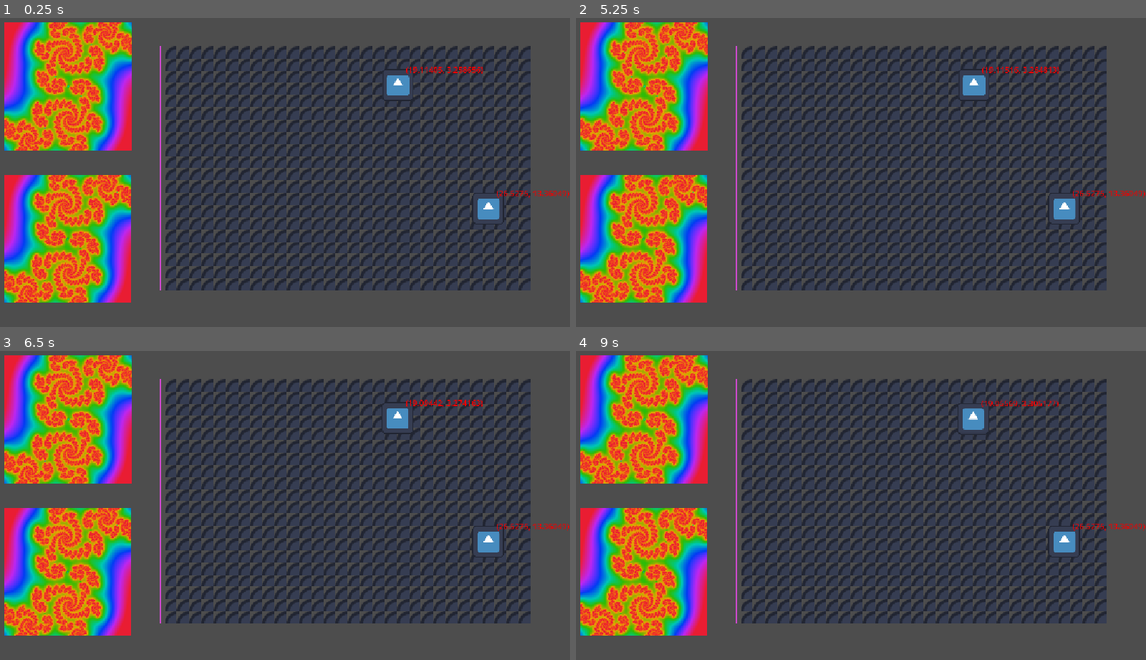
Above: before the commit, frames 1-4 (two rows, left to right).
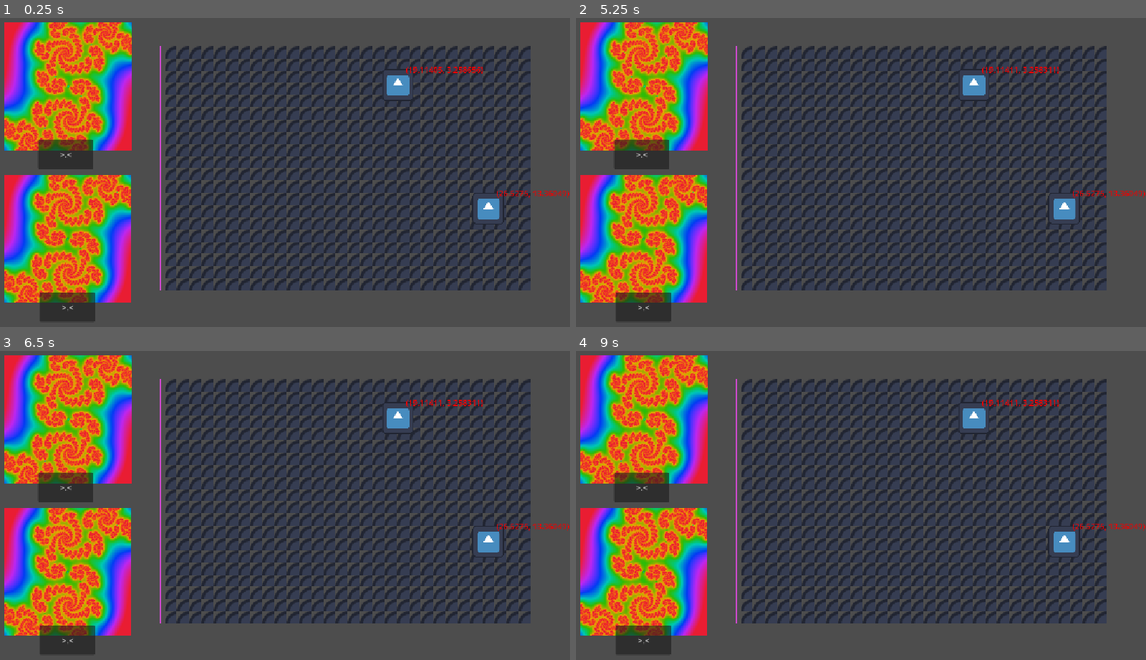
Above: after the commit, the same moments.

Repository: Wallted/ldjam-59
Game: Godot game, scene res://main.tscn
Two runs of this game, one before a commit and one after it. Both use one fixed random seed, a clock stepped at 60 frames per second and the inputs below. The engine's default icon, where the game draws it, is replaced by a stand-in: a white triangle on a blue panel in a dark square.
Inputs (mouse positions are in pixels of both pictures, inside the frame that each line leads up to):
- Up to frame 1 (0.25 s): no input
- Up to frame 2 (5.25 s): click (644, 308) at 0.5 s, where only the run after the commit has a clickable ">.<"; click (975, 85) at 1.27 s; click (975, 85) at 2.02 s; click (644, 308) at 2.75 s, where only the run after the commit has a clickable ">.<"; click (975, 85) at 3.52 s; click (644, 308) at 4.25 s, where only the run after the commit has a clickable ">.<"; tap Enter at 5 s; move the mouse to (986, 157) at 5.02 s
- Up to frame 3 (6.5 s): tap Space at 5.75 s; move the mouse to (171, 524) at 5.77 s
- Up to frame 4 (9 s): tap Enter at 6.5, 8 s; move the mouse to (918, 434) at 6.52 s; tap Space at 7.25, 8.75 s; move the mouse to (832, 570) at 7.27 s; move the mouse to (1032, 554) at 8.02 s; move the mouse to (690, 459) at 8.77 s

The runs differ from the first frame. In frame 1, 1.8% of the frame differs, in the area x 6-17%, y 39-99%; in frame 2, 1.9%; in frame 3, 2.0%; in frame 4, 2.1%, in the area x 6-85%, y 15-99%.

Commit message:
play buttons working, edge cases still waiting to be smoothed out

Diff:
--- a/game.gd
+++ b/game.gd
@@ -10,7 +10,12 @@
 	level = Level.new(level_data)
 
 	audio.level = level
-	audio.who_sings = Audio.WhoSings.Target
 	zoo_space.level = level
 
 	zoo_space.restart()
+
+
+func _on_play_button(is_pressed: bool, is_player: bool):
+	audio.who_sings = Audio.WhoSings.None
+	if is_pressed:
+		audio.who_sings = Audio.WhoSings.Player if is_player else Audio.WhoSings.Target
--- a/game.tscn
+++ b/game.tscn
@@ -3,6 +3,7 @@
 [ext_resource type="Script" uid="uid://d3y1cb6tqyug5" path="res://game.gd" id="1_80nbo"]
 [ext_resource type="PackedScene" uid="uid://b7c34bojqhp7f" path="res://zoo_space.tscn" id="2_e2o6t"]
 [ext_resource type="PackedScene" uid="uid://dwp3igcc7lv7r" path="res://canvas.tscn" id="3_feb5d"]
+[ext_resource type="PackedScene" uid="uid://p5wnbaqonghd" path="res://play_button.tscn" id="4_7jktm"]
 [ext_resource type="PackedScene" uid="uid://rtb0cvf0pxp1" path="res://audio.tscn" id="4_fc0e3"]
 
 [node name="Game" type="Control" unique_id=1684369373]
@@ -28,6 +29,13 @@
 offset_right = 14.0
 offset_bottom = 327.0
 
+[node name="PlayButton" parent="TargetFractal" unique_id=1187659698 instance=ExtResource("4_7jktm")]
+layout_mode = 1
+offset_left = 72.0
+offset_top = 236.0
+offset_right = 72.0
+offset_bottom = 236.0
+
 [node name="CurrentFractal" parent="." unique_id=402778540 instance=ExtResource("3_feb5d")]
 layout_mode = 1
 offset_left = 15.0
@@ -35,4 +43,14 @@
 offset_right = 15.0
 offset_bottom = 21.0
 
+[node name="PlayButton" parent="CurrentFractal" unique_id=13145799 instance=ExtResource("4_7jktm")]
+layout_mode = 1
+offset_left = 67.0
+offset_top = 235.0
+offset_right = 67.0
+offset_bottom = 235.0
+
 [node name="Audio" parent="." unique_id=245871639 instance=ExtResource("4_fc0e3")]
+
+[connection signal="interaction" from="TargetFractal/PlayButton" to="." method="_on_play_button" binds= [false]]
+[connection signal="interaction" from="CurrentFractal/PlayButton" to="." method="_on_play_button" binds= [true]]
--- a/main.gd
+++ b/main.gd
@@ -11,8 +11,8 @@
 		"y": 20,
 		"player_data": [
 			# species, freq
-			[0, 200.0],
-			[0, 200.0],
+			[0, 400.0],
+			[0, 600.0],
 		],
 		"target_data": [
 			[0, 200.0],
--- /dev/null
+++ b/play_button.gd
@@ -0,0 +1,12 @@
+extends Control
+
+
+signal interaction(is_pressed: bool)
+
+
+func _on_button_button_down():
+	interaction.emit(true)
+
+
+func _on_button_button_up():
+	interaction.emit(false)
--- /dev/null
+++ b/play_button.tscn
@@ -0,0 +1,21 @@
+[gd_scene format=3 uid="uid://p5wnbaqonghd"]
+
+[ext_resource type="Script" uid="uid://dm5rh05db3yjd" path="res://play_button.gd" id="1_v8f0b"]
+
+[node name="PlayButton" type="Control" unique_id=1187659698]
+layout_mode = 3
+anchors_preset = 15
+anchor_right = 1.0
+anchor_bottom = 1.0
+grow_horizontal = 2
+grow_vertical = 2
+script = ExtResource("1_v8f0b")
+
+[node name="Button" type="Button" parent="." unique_id=164078840]
+layout_mode = 0
+offset_right = 111.0
+offset_bottom = 59.0
+text = ">.<"
+
+[connection signal="button_down" from="Button" to="." method="_on_button_button_down"]
+[connection signal="button_up" from="Button" to="." method="_on_button_button_up"]
--- a/project.godot
+++ b/project.godot
@@ -20,6 +20,7 @@
 buses/default_bus_layout="uid://w31yiphhrt7m"
 
 [autoload]
+
 Species="*res://species.gd"
 
 [display]
Not shown, added: play_button.gd.uid
